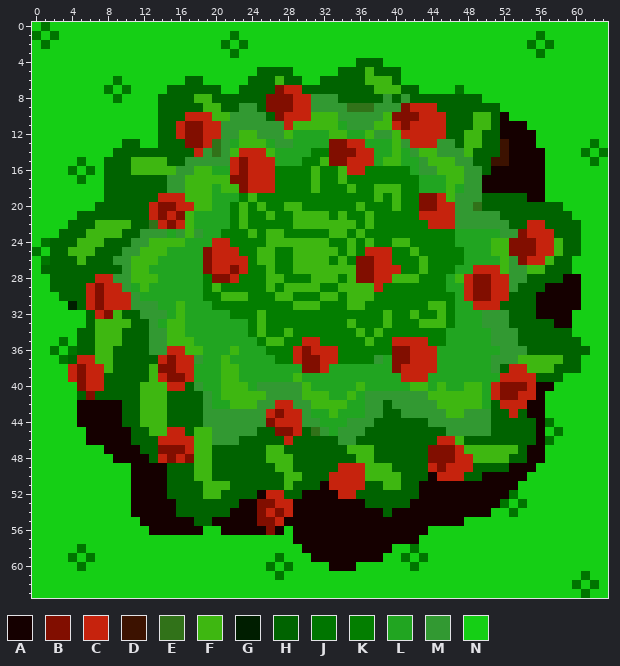
Two versions of one pixel-art sprite, images/FarmingPatch5.png. Above: the version before the commit.
The file is 64x64 pixels.
Palette (. is transparent): A #150000  B #810e00  C #c6230d  D #3c1200  E #317219  F #3eb711  G #001e00  H #006300  J #007500  K #037e00  L #21a521  M #329932  N #15cf15
The result:
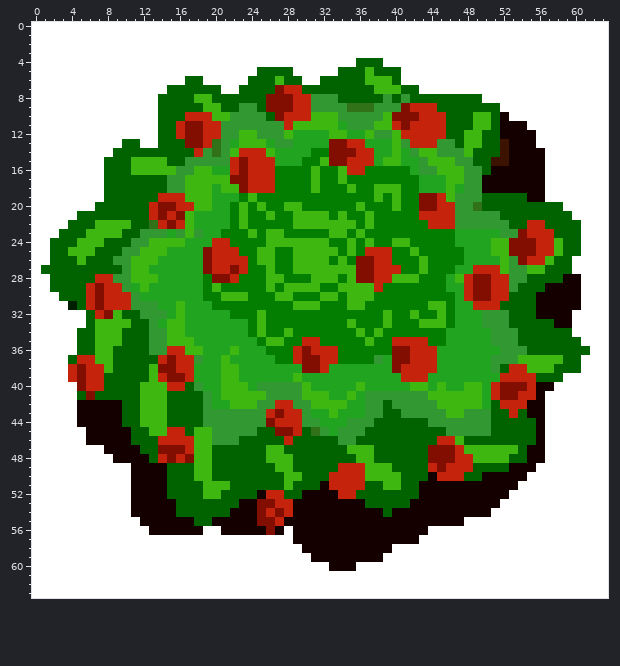
The edit:
colour N: #15cf15 -> #ffffff
y 0: x 1 J -> N
y 1: x 0 J -> N; x 2 J -> N; x 22 J -> N; x 56 J -> N
y 2: x 1 J -> N; x 21 J -> N; x 23 J -> N; x 55 J -> N; x 57 J -> N
y 3: x 22 J -> N; x 56 J -> N
y 6: x 9 J -> N
y 7: x 8 J -> N; x 10 J -> N; x 47 J -> N
y 8: x 9 J -> N
y 13: x 62 J -> N
y 14: x 61 J -> N; x 63 J -> N
y 15: x 5 J -> N; x 62 J -> N
y 16: x 4 J -> N; x 6 J -> N
y 17: x 5 J -> N
y 24: x 1 J -> N
y 25: x 0 J -> N
y 26: x 1 J -> N
y 35: x 3 J -> N
y 36: x 2 J -> N; x 4 J -> N
y 37: x 3 J -> N
y 44: x 57 J -> N
y 45: x 58 J -> N
y 46: x 57 J -> N
y 52: x 53 J -> N
y 53: x 52 J -> N; x 54 J -> N
y 54: x 53 J -> N
y 58: x 5 J -> N; x 42 J -> N
y 59: x 4 J -> N; x 6 J -> N; x 27 J -> N; x 41 J -> N; x 43 J -> N
y 60: x 5 J -> N; x 26 J -> N; x 28 J -> N; x 42 J -> N
y 61: x 27 J -> N; x 61 J -> N
y 62: x 60 J -> N; x 62 J -> N
y 63: x 61 J -> N
Changed places in both pictures, as pixel boxes (x1, y1, x2, y2):
changed: (32, 22, 608, 598)
